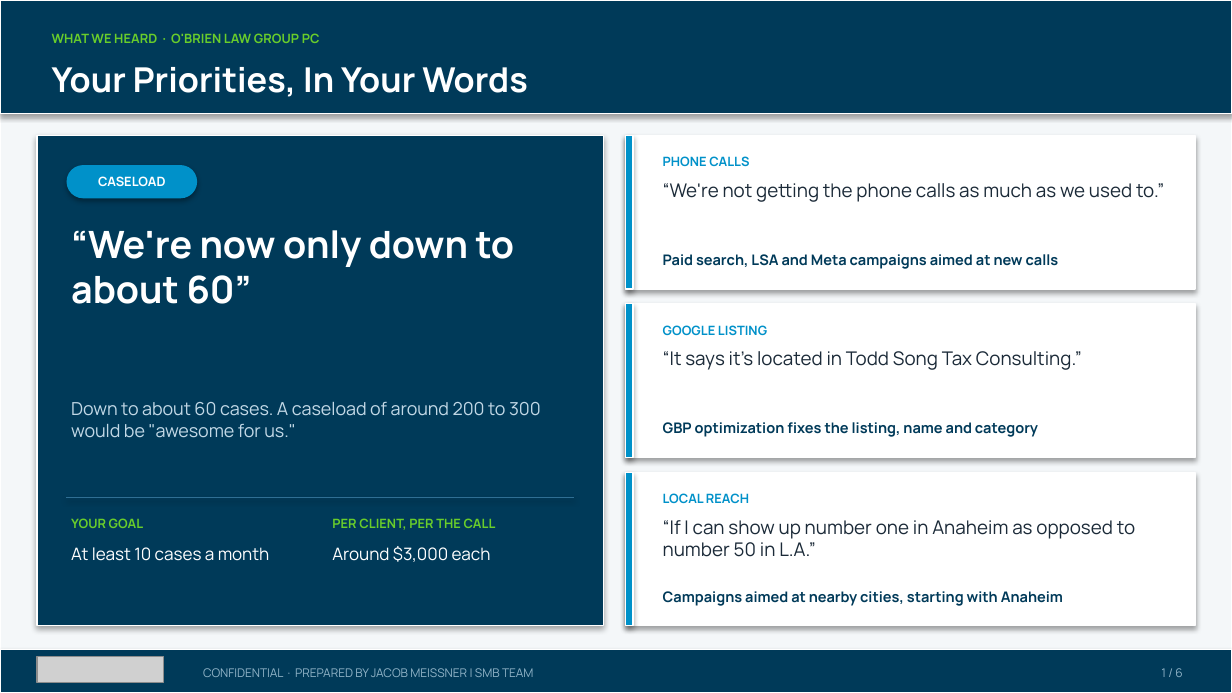
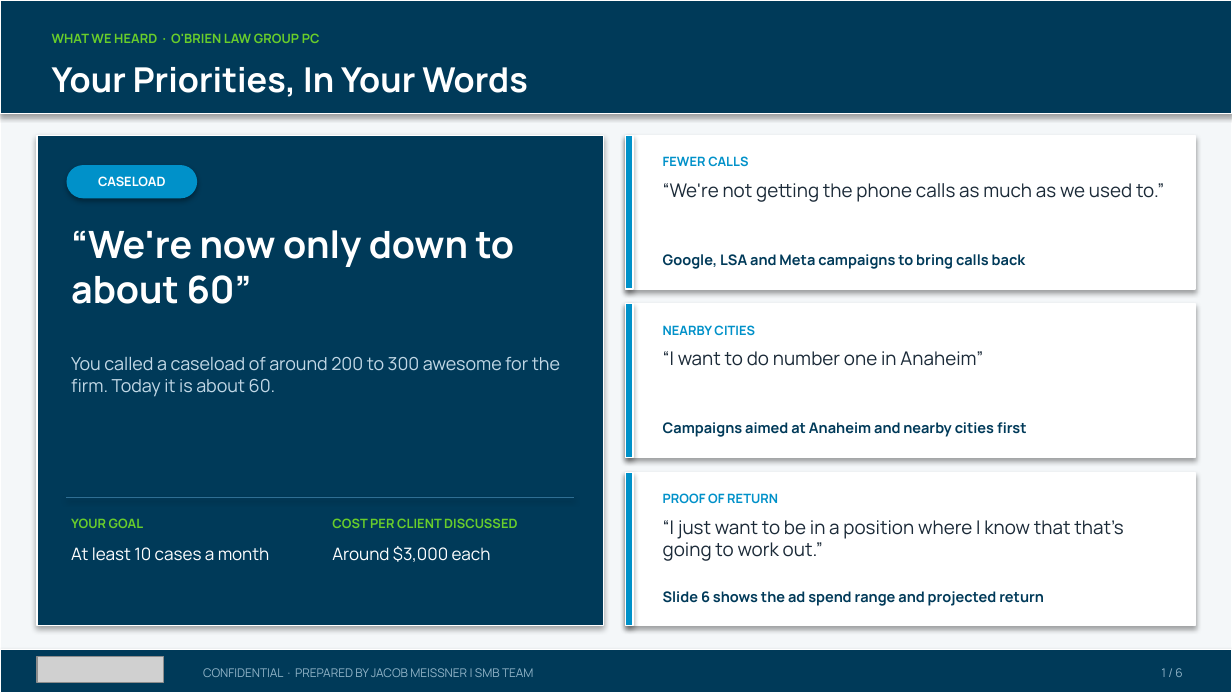
Before and after one commit to SMB-Team-Technology/workwith-smbteam, a slide deck: slide 1 of obrien/ObrienLawGroupPC_November42026_Proposal.pptx. Drawn at 1232x693 pixels with LibreOffice and Linux fonts; fonts in the diff are those of the drawing; grey boxes stand for pictures. Boxes give left, top, right and bottom in pixels: in the first picture for what was removed or moved away, otherwise in the second. Text is boxed around its words. In the diff, an @@ line names an element or a change of style, - is before the commit and + after.

```diff
--- a/obrien/ObrienLawGroupPC_November42026_Proposal.pptx
+++ b/obrien/ObrienLawGroupPC_November42026_Proposal.pptx
@@ text at box(663, 156, 748, 167): text changed @@
-PHONE CALLS
+FEWER CALLS
@@ text at box(663, 254, 1026, 269): text changed @@
-Paid search, LSA and Meta campaigns aimed at new calls
+Google, LSA and Meta campaigns to bring calls back
@@ text at box(663, 325, 755, 335): text changed @@
-GOOGLE LISTING
+NEARBY CITIES
@@ text at box(71, 357, 560, 397): text changed @@
-Down to about 60 cases. A caseload of around 200 to 300 would be "awesome for us."
+You called a caseload of around 200 to 300 awesome for the firm. Today it is about 60.
@@ text at box(663, 351, 983, 366): text changed @@
-“It says it's located in Todd Song Tax Consulting.”
+“I want to do number one in Anaheim”
@@ text at box(663, 422, 1027, 437): text changed @@
-GBP optimization fixes the listing, name and category
+Campaigns aimed at Anaheim and nearby cities first
@@ text at box(663, 493, 778, 503): text changed @@
-LOCAL REACH
+PROOF OF RETURN
@@ text at box(332, 518, 517, 528): text changed @@
-PER CLIENT, PER THE CALL
+COST PER CLIENT DISCUSSED
@@ text at box(663, 520, 1123, 561): text changed @@
-“If I can show up number one in Anaheim as opposed to number 50 in L.A.”
+“I just want to be in a position where I know that that's going to work out.”
@@ text at box(663, 591, 1044, 606): text changed @@
-Campaigns aimed at nearby cities, starting with Anaheim
+Slide 6 shows the ad spend range and projected return
```
Also in this commit, not shown: 5 other slides changed, 1 other file.
